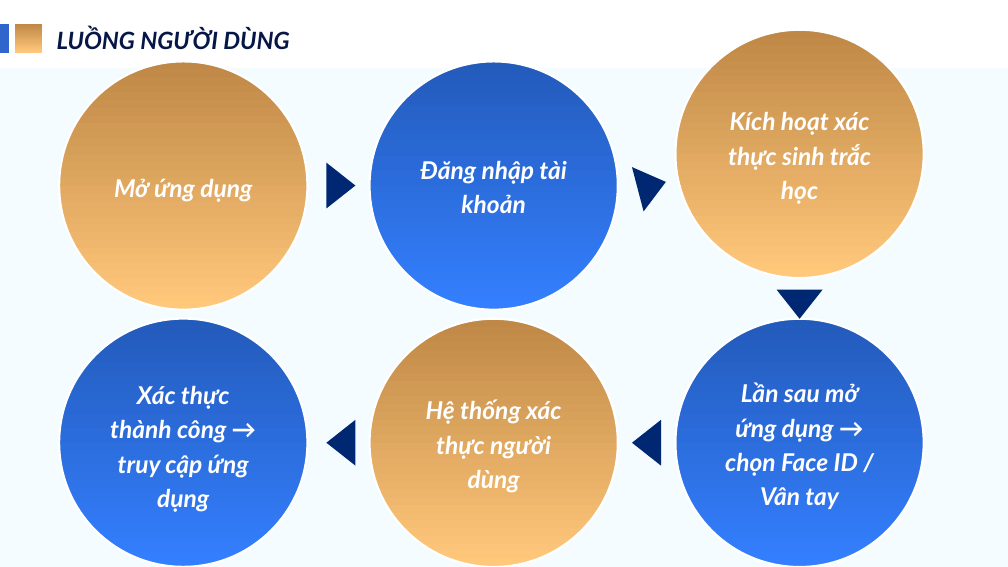
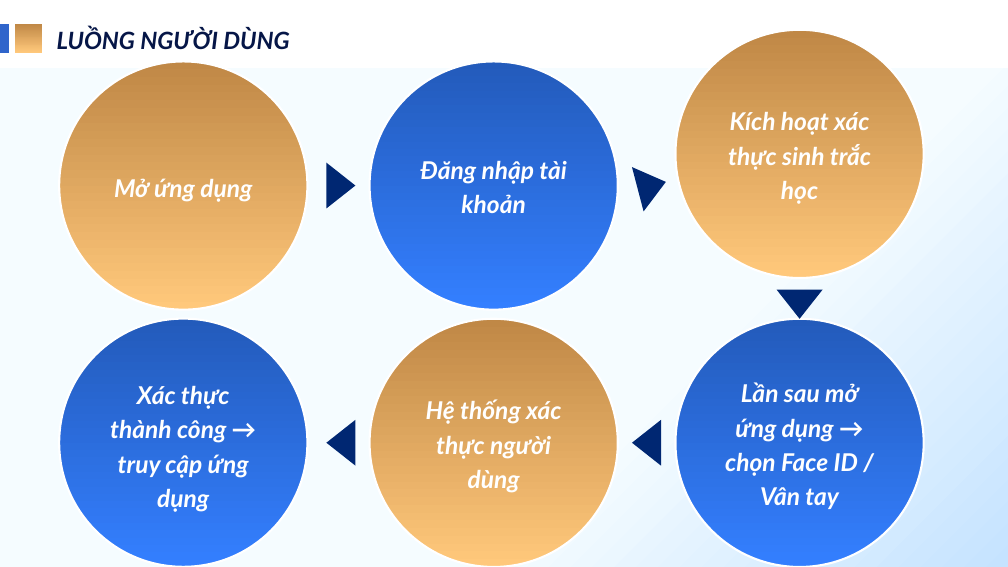
Before and after one commit to nhphuc2035-commits/AppDatLichHotToc, a slide deck: slide 8 of File thuyết trình.pptx (slide 6 before the commit). Drawn at 1008x567 pixels with LibreOffice and Linux fonts; fonts in the diff are those of the drawing. Boxes give left, top, right and bottom in pixels: in the first picture for what was removed or moved away, otherwise in the second. Text is boxed around its words. In the diff, an @@ line names an element or a change of style, - is before the commit and + after.

```diff
--- a/File thuyết trình.pptx
+++ b/File thuyết trình.pptx
@@ background #F5FCFF to gradient #F5FCFF to #C5E3FF @@
```
Also in this commit, not shown: 9 other slides changed, 2 slides added.
